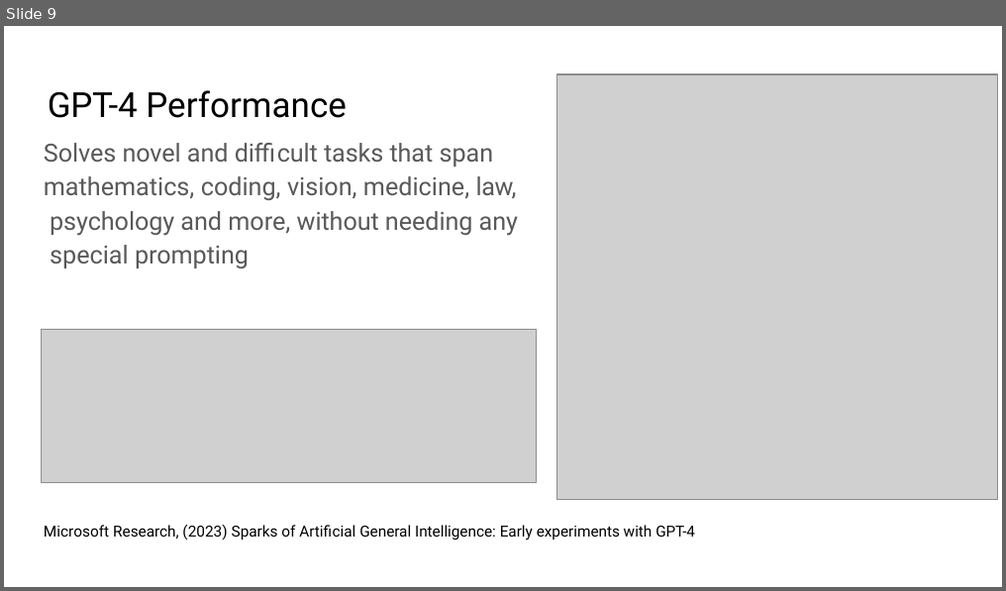
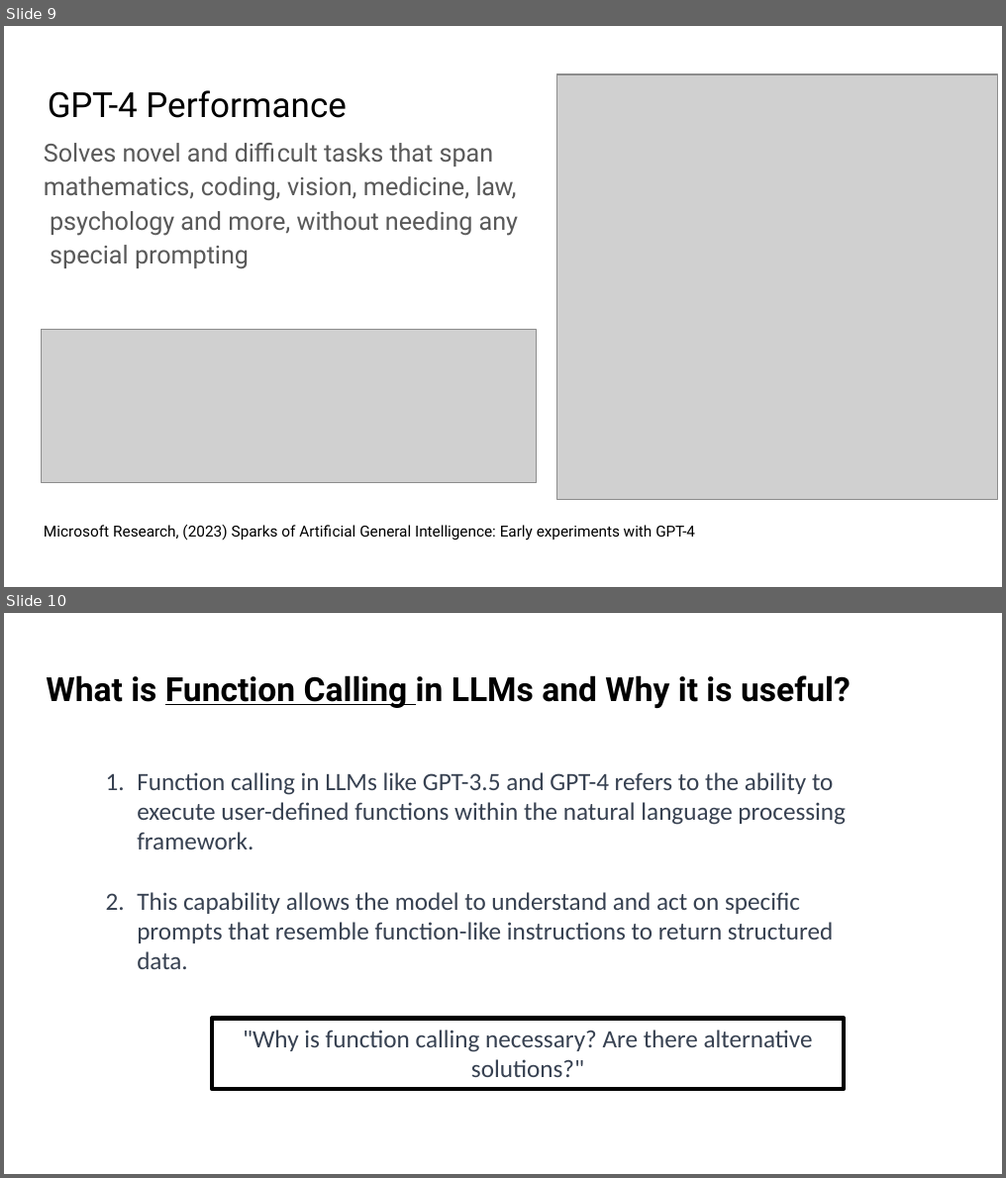
Before and after one commit to tmehtiyev2019/llm-api-tm, a slide deck: Project Presentation-Tural Mehtiyev.pptx. Shown one above the other, each under a label of ours: slide 9 before the commit, slides 9 and 10 after it. The pictures are 1006x591 and 1006x1178 pixels, drawn with LibreOffice and Linux fonts; fonts in the diff are those of the drawing; grey boxes stand for pictures; background and template pictures are left out. Boxes give left, top, right and bottom in pixels: in the first picture for what was removed or moved away, otherwise in the second. Text is boxed around its words. In the diff, an @@ line names an element or a change of style, - is before the commit and + after.

```diff
--- a/Project Presentation-Tural Mehtiyev.pptx
+++ b/Project Presentation-Tural Mehtiyev.pptx
@@ slide 10 added at [4, 613, 1002, 1174], background #FFFFFF @@
@@ title added at [46, 675, 850, 708], 24 pt, text #000000, bold @@
+What is Function Calling in LLMs and Why it is useful?
@@ text added at [137, 772, 846, 969], 18 pt, text #374151 @@
+  1. Function calling in LLMs like GPT-3.5 and GPT-4 refers to the ability to execute user-defined functions within the natural language processing framework.
+  2. This capability allows the model to understand and act on specific prompts that resemble function-like instructions to return structured data.
@@ rectangle added at [212, 1018, 844, 1089], outline #000000 3 pt, 18 pt, text #374151 @@
+"Why is function calling necessary? Are there alternative solutions?"
```
Also in this commit, not shown: 4 slides changed, 6 other slides added, 5 slides removed.
